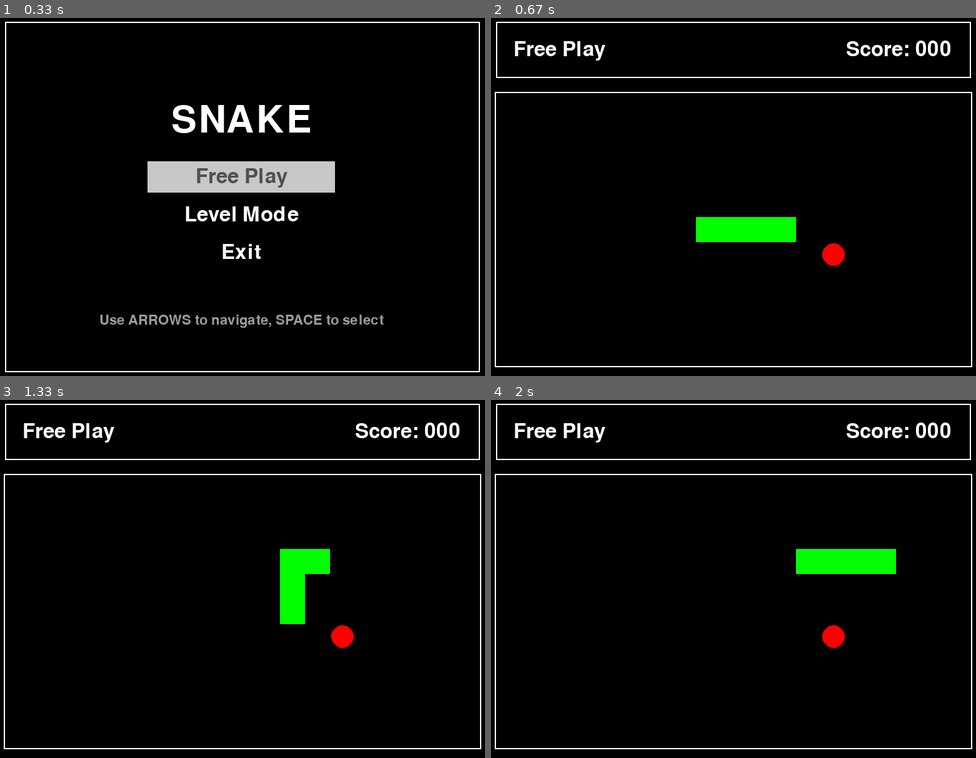
Above: before the commit, frames 1-4 (two rows, left to right).
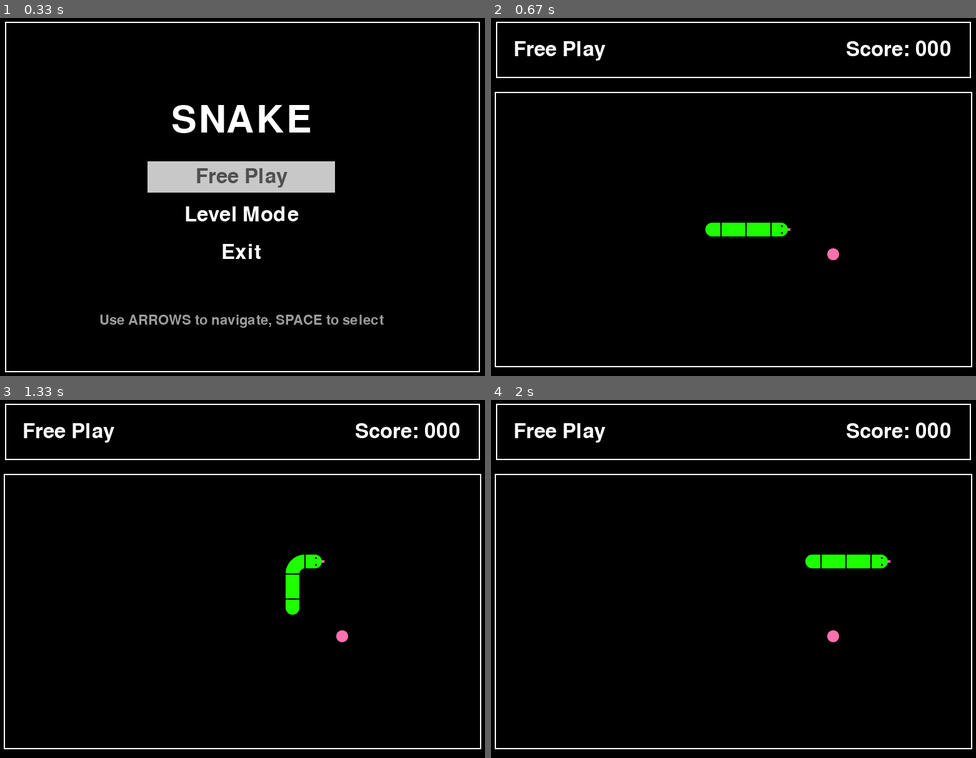
Above: after the commit, the same moments.

Repository: Moigh/Python_Tasks
Game: pygame game, started from SnakeGame/main.py
The game is run twice, just before and just after one commit, with the same random seed, the same clock (stepped at 60 frames per second) and the same inputs.
Inputs:
- Up to frame 1 (0.33 s): no input
- Up to frame 2 (0.67 s): tap Space at 0.33 s
- Up to frame 3 (1.33 s): hold Up 0.67-1.13 s; tap Space at 0.73, 1.03, 1.23 s; hold Right from 1.17 s (still down)
- Up to frame 4 (2 s): tap Space at 1.53 s; release Right at 1.63 s

Frame 1 is identical in both runs. In frame 2, 1.7% of the frame differs, in the area x 42-73%, y 55-70%; in frame 3, 1.7%; in frame 4, 1.7%.

Commit message:
sprites instead of color

Diff:
--- a/SnakeGame/game/sprites.py
+++ b/SnakeGame/game/sprites.py
@@ -1,5 +1,78 @@
 import pygame
 import random
+import os
+
+def load_image(name):
+    """Загружает изображение из папки assets/snake_parts"""
+    import os
+    current_dir = os.path.dirname(os.path.abspath(__file__))
+    project_root = os.path.dirname(current_dir)
+    fullname = os.path.join(project_root, "assets", "snake_parts", name)
+
+    if not os.path.isfile(fullname):
+        print(f"Предупреждение: файл {fullname} не найден!")
+        surf = pygame.Surface((40, 40))
+        surf.fill((255, 0, 0) if "food" in name else (0, 255, 0))
+        return surf
+
+    image = pygame.image.load(fullname)
+    return image.convert_alpha()
+
+class SnakeSegment(pygame.sprite.Sprite):
+    def __init__(self, segment_type, direction1, direction2, pos_x, pos_y, field_x, field_y, cell_size):
+        super().__init__()
+
+        # Загружаем нужную картинку
+        if segment_type == 'head':
+            self.base_image = load_image("head.png")
+            direction = direction1
+        elif segment_type == 'body':
+            self.base_image = load_image("body.png")
+            direction = direction1
+        elif segment_type == 'tail':
+            self.base_image = load_image("tail.png")
+            direction = direction1
+        elif segment_type == 'turn':
+            self.base_image = load_image("turn.png")
+            # Для поворота определяем правильное направление на основе двух направлений
+            direction = self._get_turn_direction(direction1, direction2)
+
+        # Поворачиваем картинку
+        self.image = self._rotate_image(self.base_image, direction)
+        self.rect = self.image.get_rect()
+        self.rect.x = field_x + pos_x * cell_size
+        self.rect.y = field_y + pos_y * cell_size
+
+    def _get_turn_direction(self, in_dir, out_dir):
+        """Определяет правильное направление для поворота"""
+        # Комбинации поворотов и их направления
+        turns = {
+            # Повороты направо (по часовой)
+            ((0, -1), (1, 0)): (0, -1),   # Вверх -> Вправо
+            ((1, 0), (0, 1)): (1, 0),     # Вправо -> Вниз
+            ((0, 1), (-1, 0)): (0, 1),    # Вниз -> Влево
+            ((-1, 0), (0, -1)): (-1, 0),  # Влево -> Вверх
+
+            # Повороты налево (против часовой)
+            ((0, -1), (-1, 0)): (-1, 0),  # Вверх -> Влево
+            ((-1, 0), (0, 1)): (0, 1),    # Влево -> Вниз
+            ((0, 1), (1, 0)): (1, 0),     # Вниз -> Вправо
+            ((1, 0), (0, -1)): (0, -1),   # Вправо -> Вверх
+        }
+
+        return turns.get((in_dir, out_dir), in_dir)
+
+    def _rotate_image(self, image, direction):
+        """Поворачивает картинку согласно направлению"""
+        if direction == (0, -1):  # Вверх
+            return image
+        elif direction == (1, 0):  # Вправо
+            return pygame.transform.rotate(image, -90)
+        elif direction == (0, 1):  # Вниз
+            return pygame.transform.rotate(image, 180)
+        elif direction == (-1, 0):  # Влево
+            return pygame.transform.rotate(image, 90)
+        return image
 
 class Snake:
     def __init__(self, field_x, field_y, cells_x, cells_y, cell_size):
@@ -9,87 +82,114 @@
         self.cells_y = cells_y
         self.cell_size = cell_size
 
-        # Начальная позиция и направление
         start_x = cells_x // 2
         start_y = cells_y // 2
         self.direction = (1, 0)  # Начинаем движение вправо
 
-        # Создаем начальное тело змейки (4 сегмента)
         self.body = [
-            (start_x, start_y),      # Голова
-            (start_x - 1, start_y),  # Тело 1
-            (start_x - 2, start_y),  # Тело 2
-            (start_x - 3, start_y)   # Хвост
+            (start_x, start_y),
+            (start_x - 1, start_y),
+            (start_x - 2, start_y),
+            (start_x - 3, start_y)
         ]
 
-         # Флаг роста змейки
+        self.segments = pygame.sprite.Group()
+        self._create_segments()
         self.grow_pending = False
 
+    def _create_segments(self):
+        """Создает спрайты для змейки"""
+        self.segments.empty()
+
+        for i, (pos_x, pos_y) in enumerate(self.body):
+            if i == 0:  # Голова
+                segment_type = 'head'
+                direction = self.direction
+                # Для головы передаем только одно направление
+                segment = SnakeSegment(segment_type, direction, None, pos_x, pos_y,
+                                    self.field_x, self.field_y, self.cell_size)
+
+            elif i == len(self.body) - 1:  # Хвост
+                segment_type = 'tail'
+                prev_pos = self.body[i-1]
+                # Направление хвоста - куда он смотрит
+                direction = (pos_x - prev_pos[0], pos_y - prev_pos[1])
+                # Для хвоста передаем только одно направление
+                segment = SnakeSegment(segment_type, direction, None, pos_x, pos_y,
+                                    self.field_x, self.field_y, self.cell_size)
+
+            else:  # Тело
+                prev_pos = self.body[i-1]
+                next_pos = self.body[i+1]
+
+                to_prev = (prev_pos[0] - pos_x, prev_pos[1] - pos_y)
+                to_next = (next_pos[0] - pos_x, next_pos[1] - pos_y)
+
+                # Если это прямая линия - это тело
+                if to_prev[0] == -to_next[0] and to_prev[1] == -to_next[1]:
+                    segment_type = 'body'
+                    direction = to_prev
+                    segment = SnakeSegment(segment_type, direction, None, pos_x, pos_y,
+                                        self.field_x, self.field_y, self.cell_size)
+                else:
+                    # Если это угол - это поворот, передаем ОБА направления
+                    segment_type = 'turn'
+                    segment = SnakeSegment(segment_type, to_prev, to_next, pos_x, pos_y,
+                                        self.field_x, self.field_y, self.cell_size)
+
+            self.segments.add(segment)
+
     def grow(self):
-        """Устанавливает флаг роста - змейка увеличится при следующем движении"""
         self.grow_pending = True
 
     def move(self):
-        # Получаем текущую позицию головы
         head_x, head_y = self.body[0]
-
-        # Вычисляем новую позицию головы
         dir_x, dir_y = self.direction
         new_head_x = head_x + dir_x
         new_head_y = head_y + dir_y
 
         # Телепортация через границы
-        if new_head_x < 0:
-            new_head_x = self.cells_x - 1  # Появляемся справа
-        elif new_head_x >= self.cells_x:
-            new_head_x = 0  # Появляемся слева
-
-        if new_head_y < 0:
-            new_head_y = self.cells_y - 1  # Появляемся снизу
-        elif new_head_y >= self.cells_y:
-            new_head_y = 0  # Появляемся сверху
-
-        new_head = (new_head_x, new_head_y)
-
-        # Добавляем новую голову в начало
-        self.body.insert(0, new_head)
-
-        # Удаляем хвост только если не нужно расти
+        if new_head_x < 0: new_head_x = self.cells_x - 1
+        elif new_head_x >= self.cells_x: new_head_x = 0
+        if new_head_y < 0: new_head_y = self.cells_y - 1
+        elif new_head_y >= self.cells_y: new_head_y = 0
+
+        self.body.insert(0, (new_head_x, new_head_y))
         if not self.grow_pending:
             self.body.pop()
         else:
-            self.grow_pending = False  # Сбрасываем флаг роста
+            self.grow_pending = False
+
+        self._create_segments()
 
     def change_direction(self, new_direction):
-        # Запрещаем движение в противоположном направлении
         current_dir_x, current_dir_y = self.direction
         new_dir_x, new_dir_y = new_direction
-
         if (new_dir_x != -current_dir_x or new_dir_y != -current_dir_y):
             self.direction = new_direction
 
     def draw(self, screen):
-        for segment_x, segment_y in self.body:
-            # Вычисляем координаты на экране
-            x = self.field_x + segment_x * self.cell_size
-            y = self.field_y + segment_y * self.cell_size
-            # Рисуем зеленый квадрат
-            pygame.draw.rect(screen, (0, 255, 0), (x, y, self.cell_size, self.cell_size))
-
-class Food:
+        self.segments.draw(screen)
+
+class Food(pygame.sprite.Sprite):
     def __init__(self, field_x, field_y, cells_x, cells_y, cell_size):
+        super().__init__()
         self.field_x = field_x
         self.field_y = field_y
         self.cells_x = cells_x
         self.cells_y = cells_y
         self.cell_size = cell_size
 
+        # Загружаем изображение еды
+        self.image = load_image("food.png")
+        self.rect = self.image.get_rect()
+
         # Позиция яблочка в клетках
         self.position = (0, 0)
 
     def respawn(self, snake_body):
         """Создает яблочко в случайной позиции, не занятой змейкой"""
-        max_attempts = 100  # Максимальное количество попыток найти свободную клетку
+        max_attempts = 100
 
         for attempt in range(max_attempts):
             new_position = (
@@ -97,28 +197,24 @@
                 random.randint(0, self.cells_y - 1)
             )
 
-            # Проверяем, что позиция не занята змейкой
             if new_position not in snake_body:
                 self.position = new_position
+                self.rect.x = self.field_x + new_position[0] * self.cell_size
+                self.rect.y = self.field_y + new_position[1] * self.cell_size
                 return
 
-        # Если не нашли свободную клетку за max_attempts попыток
-        # Помещаем в первую свободную клетку (если есть)
+        # Если не нашли свободную клетку
         for x in range(self.cells_x):
             for y in range(self.cells_y):
                 if (x, y) not in snake_body:
                     self.position = (x, y)
+                    self.rect.x = self.field_x + x * self.cell_size
+                    self.rect.y = self.field_y + y * self.cell_size
                     return
 
-
     def draw(self, screen):
-        """Рисует яблочко как красный круг"""
-        x = self.field_x + self.position[0] * self.cell_size + self.cell_size // 2
-        y = self.field_y + self.position[1] * self.cell_size + self.cell_size // 2
-        radius = self.cell_size // 2 - 2  # Чуть меньше чем клетка
-
-        # Рисуем красный круг (яблочко)
-        pygame.draw.circle(screen, (255, 0, 0), (x, y), radius)
+        """Рисует яблочко (теперь через спрайт)"""
+        screen.blit(self.image, self.rect)
 
 class Wall(pygame.sprite.Sprite):
     def __init__(self, field_x, field_y, cell_x, cell_y, cell_size, *groups):
Binary file changed: SnakeGame/assets/snake_parts/tail.png
Binary file changed: SnakeGame/assets/snake_parts/turn.png
